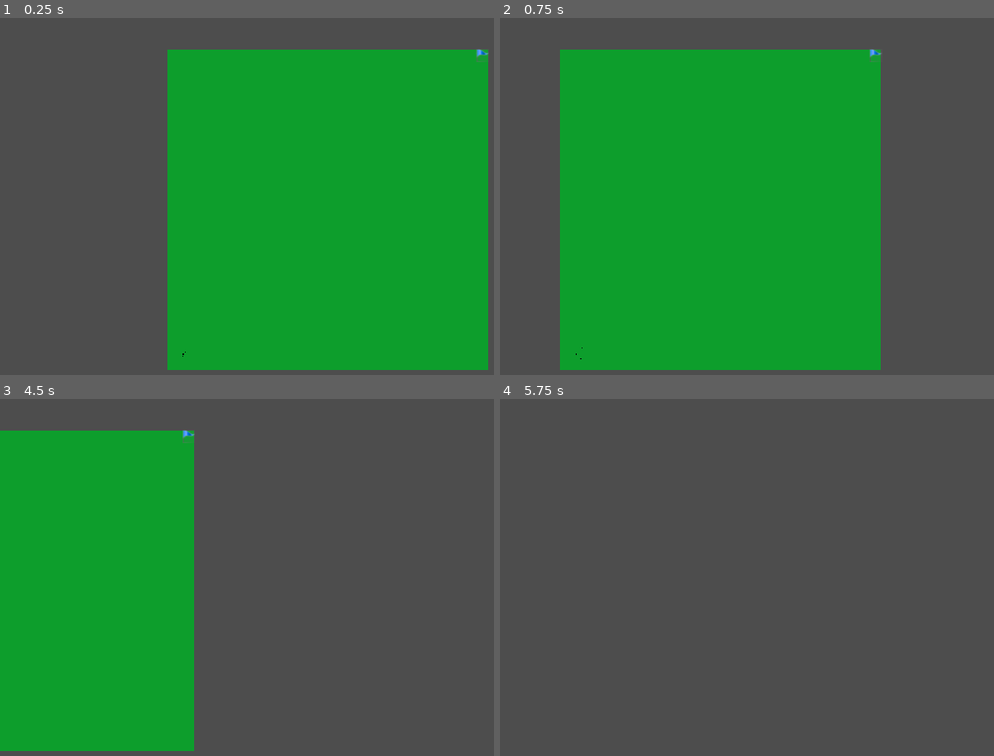
Above: before the commit, frames 1-4 (two rows, left to right).
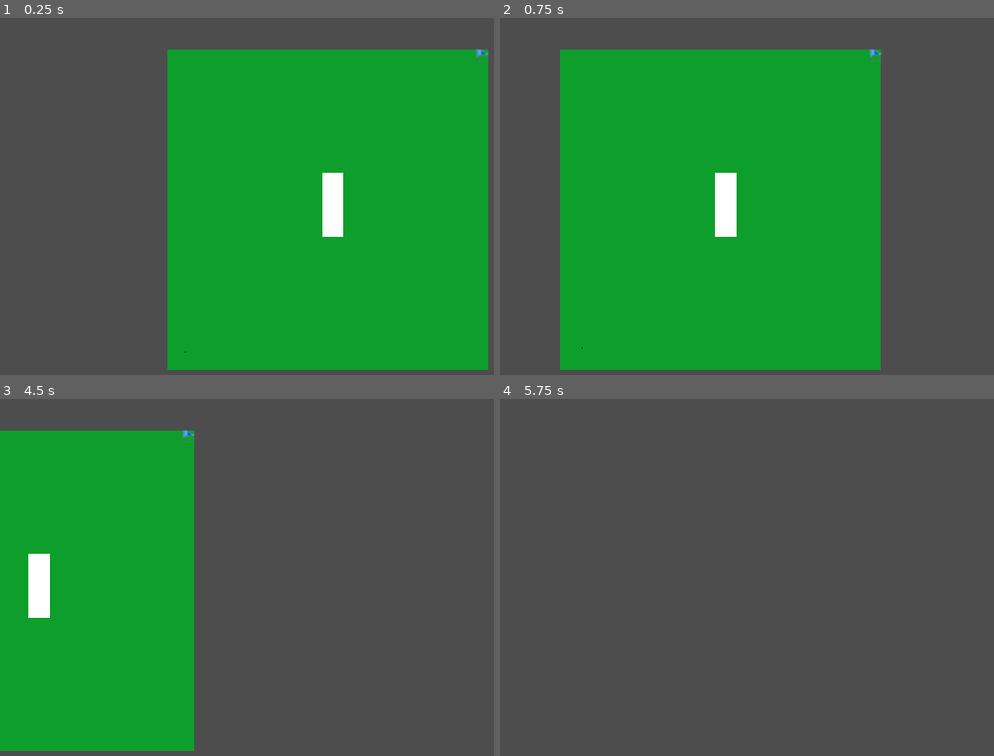
Above: after the commit, the same moments.

Repository: Thriliriel/BioCrowdsGD
Game: Godot game, scene res://Scenes/main.tscn
The game is run twice, just before and just after one commit, with the same random seed, the same clock (stepped at 60 frames per second) and the same inputs.
Inputs:
- Up to frame 1 (0.25 s): no input
- Up to frame 2 (0.75 s): tap Enter at 0.5 s; hold D (move_right) from 0.53 s (still down)
- Up to frame 3 (4.5 s): release D (move_right) at 1.28 s; hold S (move_down) 1.28-2.03 s; hold D (move_right) 2.03-2.78 s; tap Space at 2.75 s; hold W (move_up) 2.78-3.53 s; tap Enter at 3.5 s; hold A (move_left) from 3.53 s (still down)
- Up to frame 4 (5.75 s): release A (move_left) at 5.03 s; hold S (move_down) from 5.03 s (still down)

The runs differ from the first frame. In frame 1, 0.8% of the frame differs, in the area x 36-70%, y 43-95%; in frame 2, 0.8%, in the area x 15-48%, y 43-96%; in frame 3, 0.8%; in frame 4, nothing differs.

Commit message:
Obstacles working

Diff:
--- a/Config.json
+++ b/Config.json
@@ -22,8 +22,8 @@
       {
         "transform": {
           "position": [
-            6.954546,
-            19.8232174,
+            15.0,
+            15.0,
             0.0
           ],
           "rotation": [
@@ -58,7 +58,7 @@
             1.0
           ]
         },
-        "agent_count": 3,
+        "agent_count": 1,
         "goal_list": [
           0
         ]
--- a/Scenes/main.tscn
+++ b/Scenes/main.tscn
@@ -1,9 +1,10 @@
-[gd_scene load_steps=5 format=3 uid="uid://cltfdn380gs55"]
+[gd_scene load_steps=6 format=3 uid="uid://cltfdn380gs55"]
 
 [ext_resource type="Script" path="res://Scripts/main.gd" id="1_cn1tx"]
 [ext_resource type="PackedScene" uid="uid://c7lr23ancyr7o" path="res://Scenes/cell.tscn" id="1_j4vcs"]
 [ext_resource type="PackedScene" uid="uid://bsgkemnopsd6t" path="res://Scenes/goal.tscn" id="3_4uxq7"]
 [ext_resource type="PackedScene" uid="uid://dant1wrp27aq7" path="res://Scenes/agent.tscn" id="4_dknpw"]
+[ext_resource type="PackedScene" uid="uid://otd1ur2okdcp" path="res://Scenes/obstacle.tscn" id="5_dchwl"]
 
 [node name="Main" type="Node3D"]
 script = ExtResource("1_cn1tx")
@@ -11,6 +12,7 @@
 cellScene = ExtResource("1_j4vcs")
 goalScene = ExtResource("3_4uxq7")
 agentScene = ExtResource("4_dknpw")
+obsScene = ExtResource("5_dchwl")
 
 [node name="Camera" type="Camera3D" parent="."]
 transform = Transform3D(1, 0, 0, 0, 1, 0, 0, 0, 1, 0, 0, 1)
@@ -25,3 +27,6 @@
 
 [node name="Agents" type="Node3D" parent="."]
 transform = Transform3D(1, 0, 0, 0, 1, 0, 0, 0, 1, 0, 0, 0.1)
+
+[node name="Obstacles" type="Node3D" parent="."]
+transform = Transform3D(1, 0, 0, 0, 1, 0, 0, 0, 1, 0, 0, 0.1)
--- /dev/null
+++ b/Scenes/obstacle.tscn
@@ -0,0 +1,11 @@
+[gd_scene load_steps=3 format=3 uid="uid://otd1ur2okdcp"]
+
+[ext_resource type="Texture2D" uid="uid://cf25e7vluhud4" path="res://Images/white1px.png" id="1_nqpvy"]
+[ext_resource type="Script" path="res://Scripts/obstacle.gd" id="1_xjq71"]
+
+[node name="Obstacle" type="Node3D"]
+transform = Transform3D(100, 0, 0, 0, 100, 0, 0, 0, 1, 0, 0, 0)
+script = ExtResource("1_xjq71")
+
+[node name="Sprite3D" type="Sprite3D" parent="."]
+texture = ExtResource("1_nqpvy")
--- a/Scripts/cell.gd
+++ b/Scripts/cell.gd
@@ -14,6 +14,8 @@
 var markerRadius: float
 #marker scene
 @export var markerScene: PackedScene
+#obstacles holder
+var obsHolder: Node3D
 
 # Called when the node enters the scene tree for the first time.
 func _ready():
@@ -22,14 +24,16 @@
 	qntMarkers = 0
 	markerRadius = 0.1
 	#when cell is created, also create its markers
-	CreateMarkers(null)
+	#get obstacles
+	var obs = obsHolder.get_children()
+	CreateMarkers(obs)
 
 # Called every frame. 'delta' is the elapsed time since the previous frame.
 func _process(delta):
 	pass
 
 #dart throwing
-func DartThrow(obstacles=null):
+func DartThrow(obstacles):
 	#flag to break the loop if it is taking too long (maybe out of space)
 	var flag = 0
 	#print("Qnt create: " + str(qntMarkers))
@@ -50,12 +54,12 @@
 				break
 
 		#if i can inst, still need to check if it does not fall inside an obstacle (later)
-		#if canInst:
-			#for it in range(0, len(obstacles)):
-				#inside = self.Is_inside_polygon(obstacles[it].points, Vector3(x, y, 0))
-				#if inside:
-					#canInst = False
-					#break
+		if canInst:
+			for it in range(0, len(obstacles)):
+				var inside = Is_inside_polygon(obstacles[it].points, Vector3(x, y, 0))
+				if inside:
+					canInst = false
+					break
 
 		#can i?
 		if canInst:
@@ -104,3 +108,115 @@
 				neighborCells.append(allCells[i])
 
 	#print(self.id, len(self.neighborCells))
+
+# Given three collinear points p, q, r,
+# the function checks if point q lies
+# on line segment 'pr'
+func OnSegment(p, q, r):
+
+	if ((q.x <= max(p.x, r.x)) &
+		(q.x >= min(p.x, r.x)) &
+		(q.y <= max(p.y, r.y)) &
+		(q.y >= min(p.y, r.y))):
+		return true
+
+	return false
+
+# To find orientation of ordered triplet (p, q, r).
+# The function returns following values
+# 0 --> p, q and r are collinear
+# 1 --> Clockwise
+# 2 --> Counterclockwise
+func Orientation(p, q, r):
+
+	var val = (((q.y - p.y) *
+			(r.x - q.x)) -
+			((q.x - p.x) *
+			(r.y - q.y)))
+
+	if val == 0:
+		return 0
+	if val > 0:
+		return 1 # Collinear
+	else:
+		return 2 # Clock or counterclock
+
+func DoIntersect(p1, q1, p2, q2):
+	# Find the four orientations needed for
+	# general and special cases
+	var o1 = Orientation(p1, q1, p2)
+	var o2 = Orientation(p1, q1, q2)
+	var o3 = Orientation(p2, q2, p1)
+	var o4 = Orientation(p2, q2, q1)
+
+	# General case
+	if (o1 != o2) and (o3 != o4):
+		return true
+
+	# Special Cases
+	# p1, q1 and p2 are collinear and
+	# p2 lies on segment p1q1
+	if (o1 == 0) and (OnSegment(p1, p2, q1)):
+		return true
+
+	# p1, q1 and p2 are collinear and
+	# q2 lies on segment p1q1
+	if (o2 == 0) and (OnSegment(p1, q2, q1)):
+		return true
+
+	# p2, q2 and p1 are collinear and
+	# p1 lies on segment p2q2
+	if (o3 == 0) and (OnSegment(p2, p1, q2)):
+		return true
+
+	# p2, q2 and q1 are collinear and
+	# q1 lies on segment p2q2
+	if (o4 == 0) and (OnSegment(p2, q1, q2)):
+		return true
+
+	return false
+
+# Returns true if the point p lies
+# inside the polygon[] with n vertices
+func Is_inside_polygon(points, p):
+
+	var n = len(points)
+
+	# There must be at least 3 vertices
+	# in polygon
+	if n < 3:
+		return false
+
+	# Create a point for line segment
+	# from p to infinite
+	var extreme = Vector3(9223372036854775807, p.y, 0)
+	var count = 0
+	var i = 0
+
+	while true:
+		var next = (i + 1) % n
+
+		# Check if the line segment from 'p' to
+		# 'extreme' intersects with the line
+		# segment from 'polygon[i]' to 'polygon[next]'
+		if (DoIntersect(points[i],
+						points[next],
+						p, extreme)):
+
+			# If the point 'p' is collinear with line
+			# segment 'i-next', then check if it lies
+			# on segment. If it lies, return true, otherwise false
+			if Orientation(points[i], p,
+							points[next]) == 0:
+				return OnSegment(points[i], p,
+									points[next])
+
+			count += 1
+
+		i = next
+
+		if (i == 0):
+			break
+
+	# Return true if count is odd, false otherwise
+	return (count % 2 == 1)
--- a/Scripts/main.gd
+++ b/Scripts/main.gd
@@ -5,6 +5,7 @@
 @export var cellScene: PackedScene
 @export var goalScene: PackedScene
 @export var agentScene: PackedScene
+@export var obsScene: PackedScene
 #cellSize
 var cellSize = Vector3(0, 0, 0)
 #mapSize
@@ -22,6 +23,25 @@
 
 	#update mapSize according the config file
 	mapSize = Vector3(result["environment"]["size"][0], result["environment"]["size"][1], result["environment"]["size"][2])
+
+	#obstacles
+	#obstacles holder
+	var obsHolder = $Obstacles
+
+	#obstacles from file
+	var obstacles = result["obstacles"]
+
+	#for each obstacle
+	for obs in obstacles:
+		var newObs = obsScene.instantiate()
+
+		var transf = obs["transform"]
+
+		newObs.position = Vector3(transf["position"][0], transf["position"][1], transf["position"][2])
+		newObs.rotation = Vector3(transf["rotation"][0], transf["rotation"][1], transf["rotation"][2])
+		newObs.scale = Vector3(transf["localScale"][0]*newObs.scale.x, transf["localScale"][1]*newObs.scale.y, transf["localScale"][2]*newObs.scale.z)
+
+		obsHolder.add_child(newObs)
 
 	#cells holder
 	var cellsHolder = $Cells
@@ -35,6 +55,8 @@
 			var newCell = cellScene.instantiate()
 			newCell.position = Vector3(posX, posY, newCell.position.z)
 			#print(str(newCell.position.x) + "--" + str(newCell.position.y))
+			#set the obstacle holder
+			newCell.obsHolder = obsHolder
 			cells.append(newCell)
 			#add to the scene
 			cellsHolder.add_child(newCell)
--- /dev/null
+++ b/Scripts/obstacle.gd
@@ -0,0 +1,17 @@
+extends Node3D
+
+var points = []
+
+# Called when the node enters the scene tree for the first time.
+func _ready():
+	#set the points (for now, square)
+	var diffX = scale.x / 200
+	var diffY = scale.y / 200
+	points.append(Vector3(position.x-diffX, position.y+diffY, position.z))
+	points.append(Vector3(position.x+diffX, position.y+diffY, position.z))
+	points.append(Vector3(position.x+diffX, position.y-diffY, position.z))
+	points.append(Vector3(position.x-diffX, position.y-diffY, position.z))
+
+	#print(position)
+	#print(scale)
+	#print(points)
